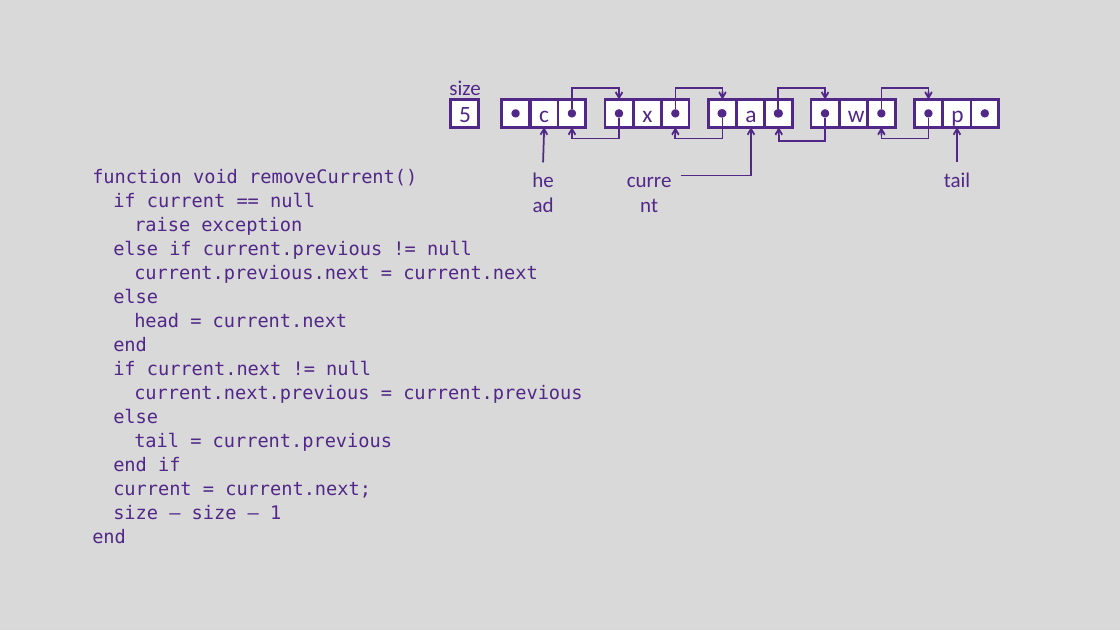
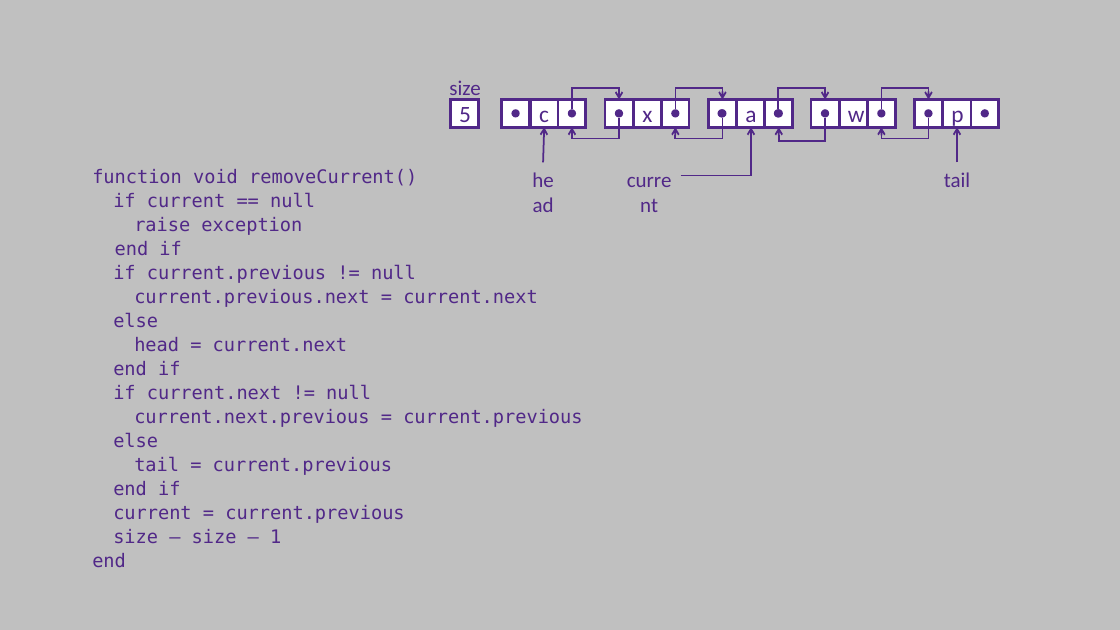
Before and after one commit to ksu-cs-cc/ksu-cs-cc.github.io, a slide deck: slide 11 of content/3-cc310/09-lists/06-list-iterator-slides.pptx. Drawn at 1120x630 pixels with LibreOffice and Linux fonts; fonts in the diff are those of the drawing. Boxes give left, top, right and bottom in pixels: in the first picture for what was removed or moved away, otherwise in the second. Text is boxed around its words. In the diff, an @@ line names an element or a change of style, - is before the commit and + after.

```diff
--- a/content/3-cc310/09-lists/06-list-iterator-slides.pptx
+++ b/content/3-cc310/09-lists/06-list-iterator-slides.pptx
@@ background #D9D9D9 to #C0C0C0 @@
@@ text at (113,241,416,283): text changed @@
-else if current.previous != null
+end if
+if current.previous != null
@@ text at (113,361,180,375): text changed @@
-end
+end if
@@ text at (113,505,404,523): text changed @@
-current = current.next;
+current = current.previous
```
Also in this commit, not shown: 25 other slides changed, 8 other files.
